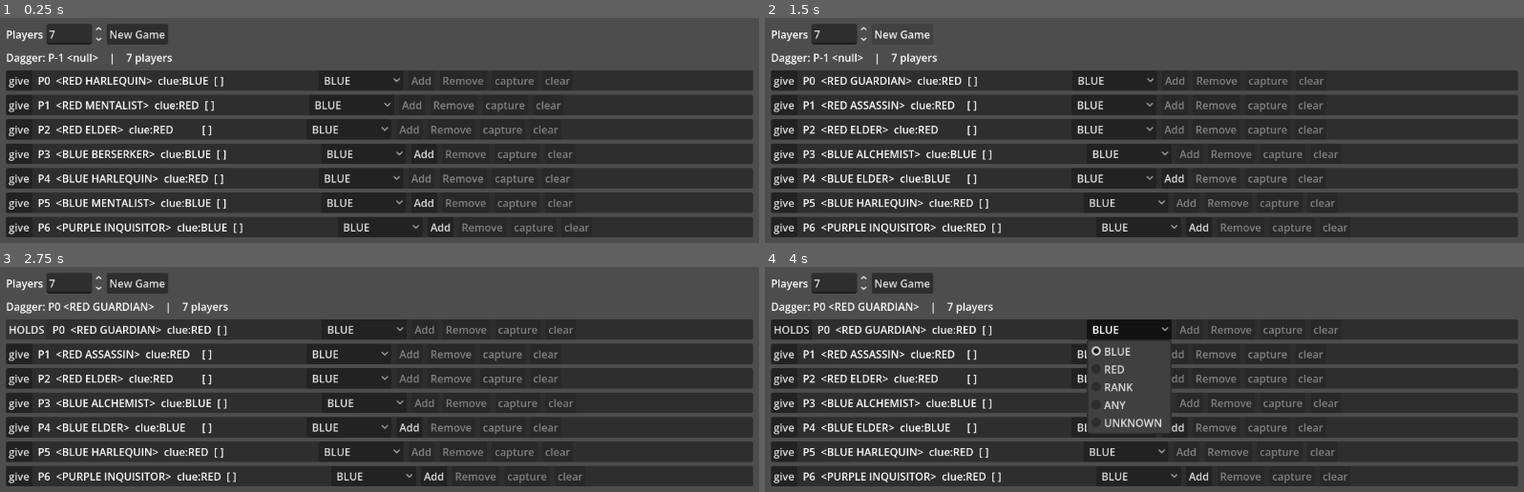
Above: before the commit, frames 1-4 (two rows, left to right).
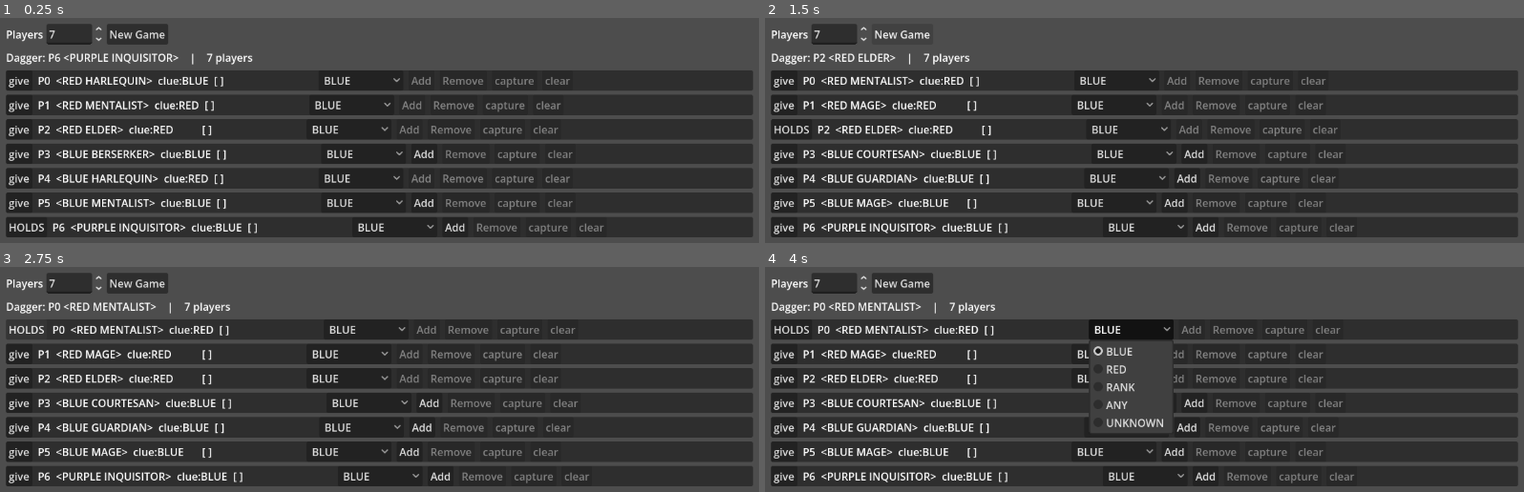
Above: after the commit, the same moments.

Repository: jdbecker/Stabby-Game
Game: Godot game, scene res://ui/dev_panel.tscn
Two runs of this game, one before a commit and one after it. Both use one fixed random seed, a clock stepped at 60 frames per second and the inputs below.
Inputs:
- Up to frame 1 (0.25 s): no input
- Up to frame 2 (1.5 s): click "New Game" at 0.5 s; click "New Game" at 1.25 s
- Up to frame 3 (2.75 s): click "give" at 2 s
- Up to frame 4 (4 s): click "HOLDS" at 2.75 s; click "BLUE" at 3.5 s

The runs differ from the first frame. In frame 1, 1.9% of the frame differs, in the area x 1-80%, y 15-97%; in frame 2, 6.2%, in the area x 1-78%, y 15-97%; in frame 3, 5.0%; in frame 4, 5.5%.
Error before the commit: Invalid access to property or key 'pass_knife' on a base object of type 'RefCounted (Character)'. (res://game.gd:94)

Commit message:
unhook unused signal

Diff:
--- a/game.gd
+++ b/game.gd
@@ -90,9 +90,6 @@
 		characters.append(Character.new(INQUISITOR))
 	assert(characters.size() == player_count, "Couldn't create correct number of characters! Characters: %s" % str(characters))
 
-	for character in characters:
-		character.pass_knife.connect(func(c: Character): knife_holder = c)
-
 	knife_holder = characters[randi() % characters.size()]
 
 
